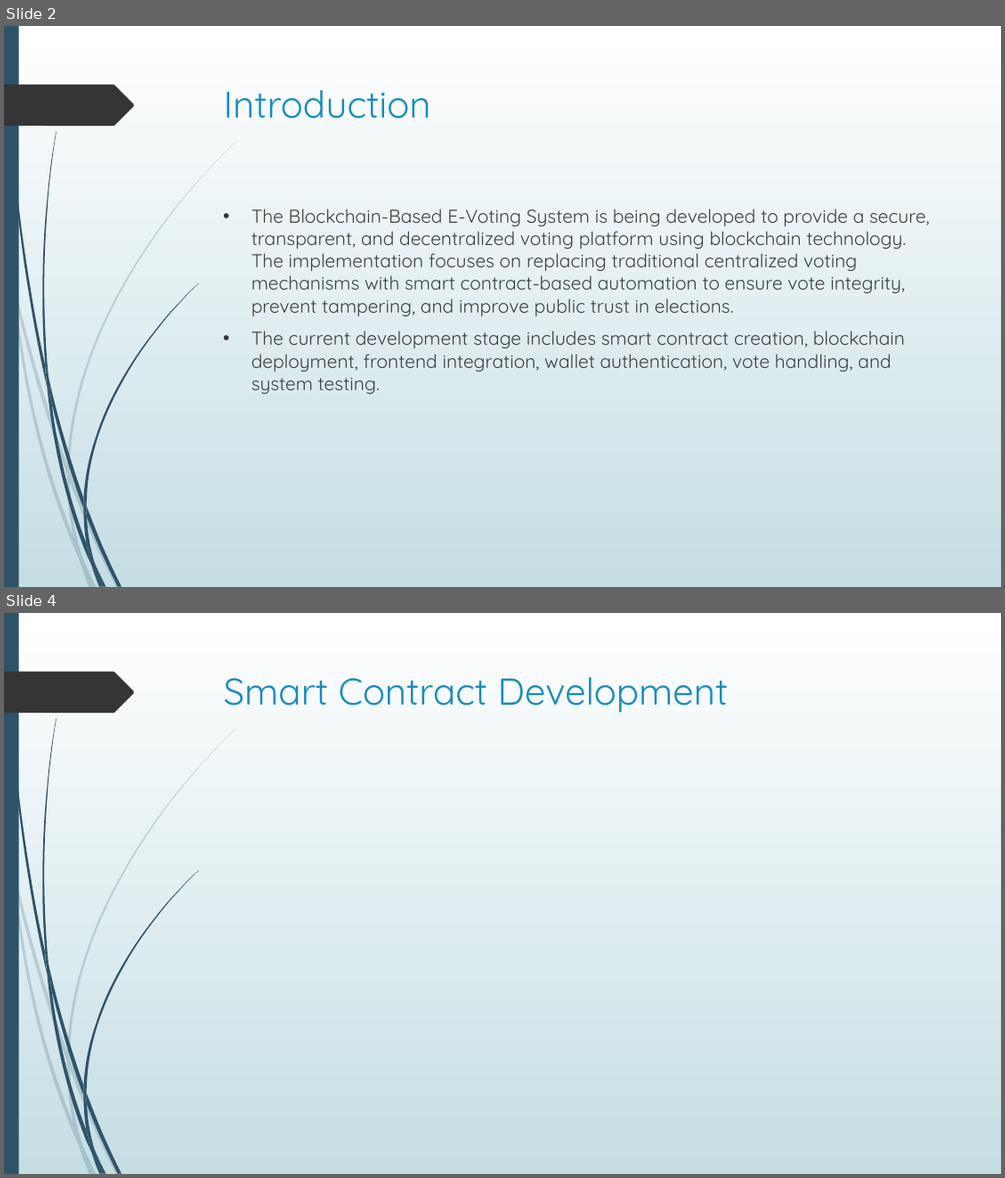
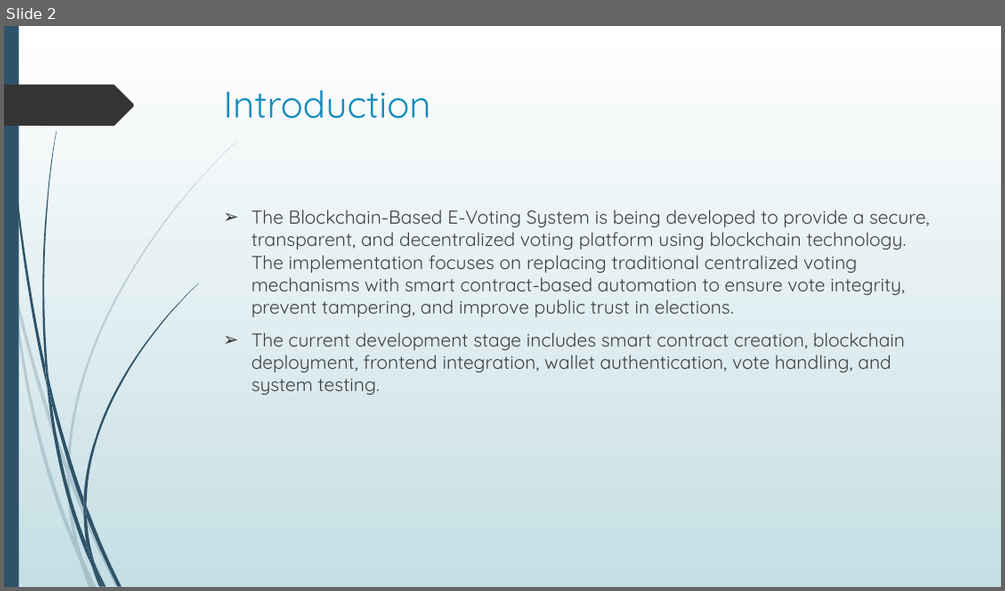
Before and after one commit to chigonglei/DAppSopolia, a slide deck: Presentation.pptx. Shown one above the other, each under a label of ours: slides 2 and 4 before the commit, slide 2 after it; the slides between them are not shown. The pictures are 1005x1178 and 1005x591 pixels, drawn with LibreOffice and Linux fonts; fonts in the diff are those of the drawing. Boxes give left, top, right and bottom in pixels: in the first picture for what was removed or moved away, otherwise in the second. Text is boxed around its words. In the diff, an @@ line names an element or a change of style, - is before the commit and + after.

```diff
--- a/Presentation.pptx
+++ b/Presentation.pptx
@@ slide 4 removed at box(4, 613, 1001, 1174), background gradient #FFFFFF to #C5DEE5; not listed: 24 template elements that a slide beside it also shows @@
@@ title removed at box(224, 677, 728, 713) @@
-Smart Contract Development
@@ slide 2 changed as well @@
@@ text "The Blockchain-Based E-Voting System is ..." at box(251, 209, 930, 394): bullet • to ➢ @@
```
Also in this commit, not shown: 11 other slides changed, 20 slides added, 6 other slides removed, 5 other files.
